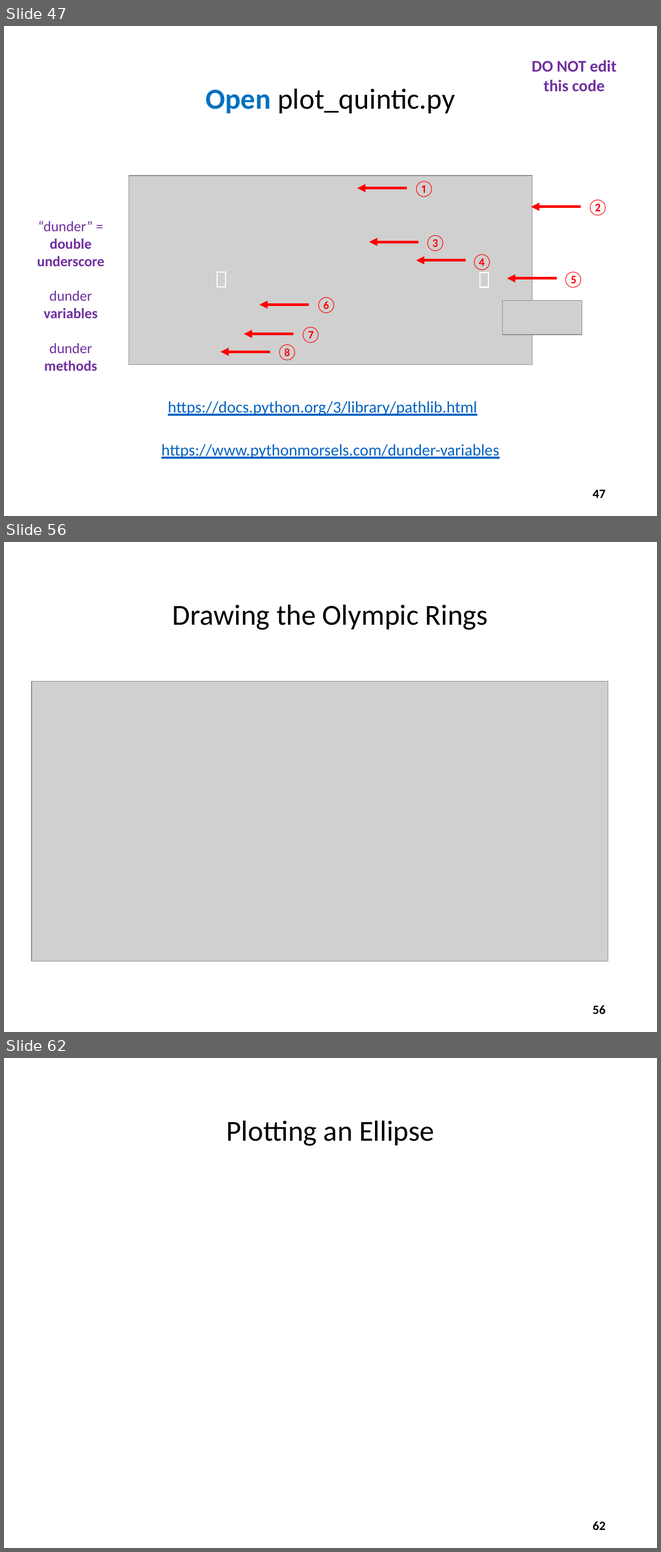
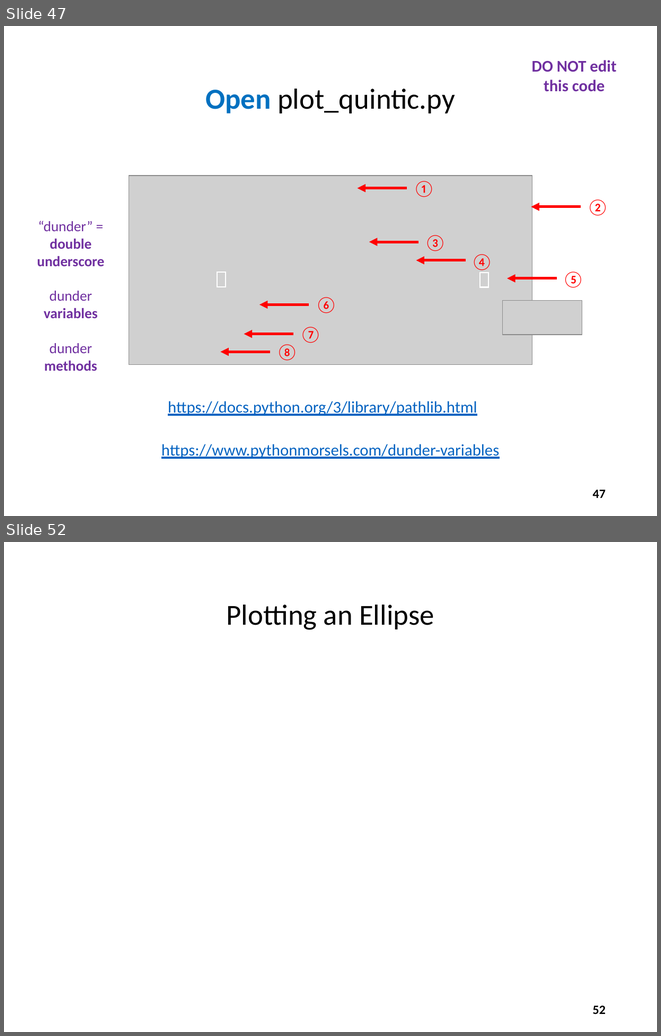
Before and after one commit to dbiersach/scicomp101, a slide deck: Session 05 - Cartesian Graphs and Conic Sections/Session 05 - Cartesian Graphs and Conic Sections.pptx. Shown one above the other, each under a label of ours: slides 47, 56 and 62 before the commit, slides 47 and 52 after it; the slides between them are not shown. The pictures are 661x1552 and 661x1036 pixels, drawn with LibreOffice and Linux fonts; fonts in the diff are those of the drawing; grey boxes stand for pictures. Boxes give left, top, right and bottom in pixels: in the first picture for what was removed or moved away, otherwise in the second. Text is boxed around its words. In the diff, an @@ line names an element or a change of style, - is before the commit and + after.

```diff
--- a/Session 05 - Cartesian Graphs and Conic Sections/Session 05 - Cartesian Graphs and Conic Sections.pptx
+++ b/Session 05 - Cartesian Graphs and Conic Sections/Session 05 - Cartesian Graphs and Conic Sections.pptx
@@ slide 56 removed at [4,542,657,1032], background #FFFFFF @@
@@ title removed at [173,605,488,630] @@
-Drawing the Olympic Rings
@@ picture removed at [32,681,608,961] @@
@@ page number removed at [593,1005,606,1014] @@
-56
@@ what was slide 62 is now slide 52 @@
@@ page number at [593,1005,606,1014]: text changed @@
-62
+52
```
Also in this commit, not shown: 11 slides changed, 2 slides added, 28 other slides removed.
